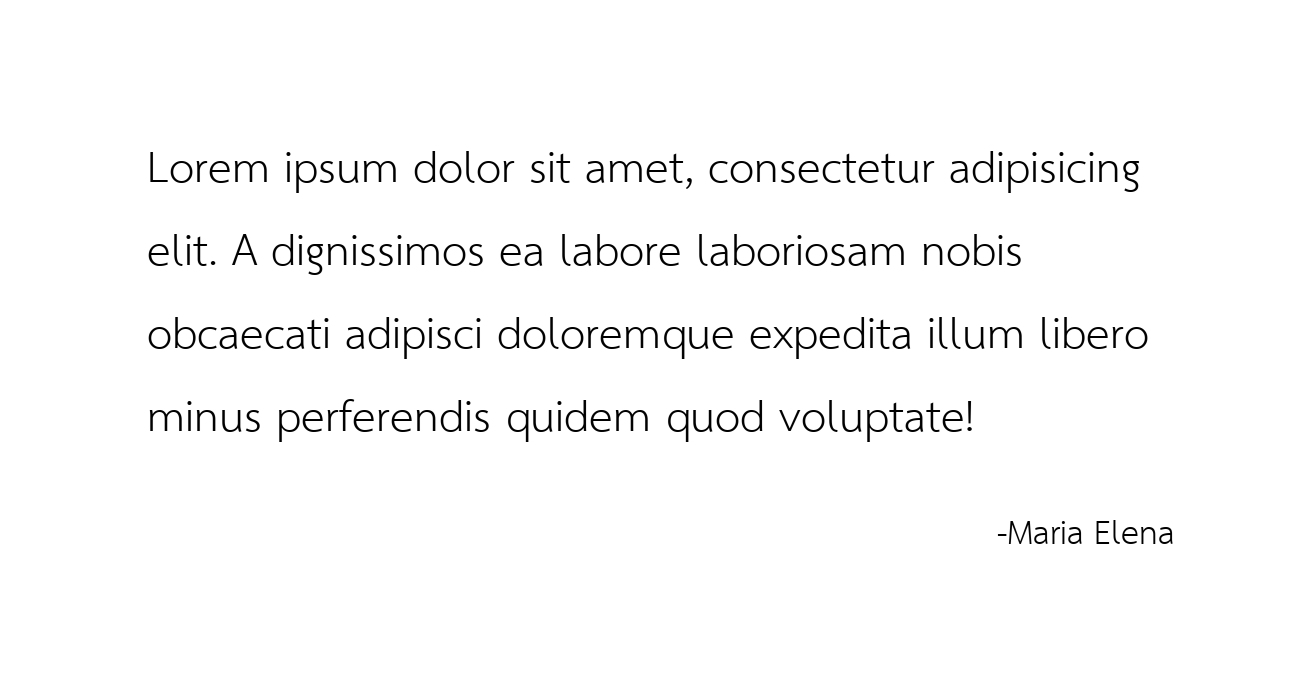
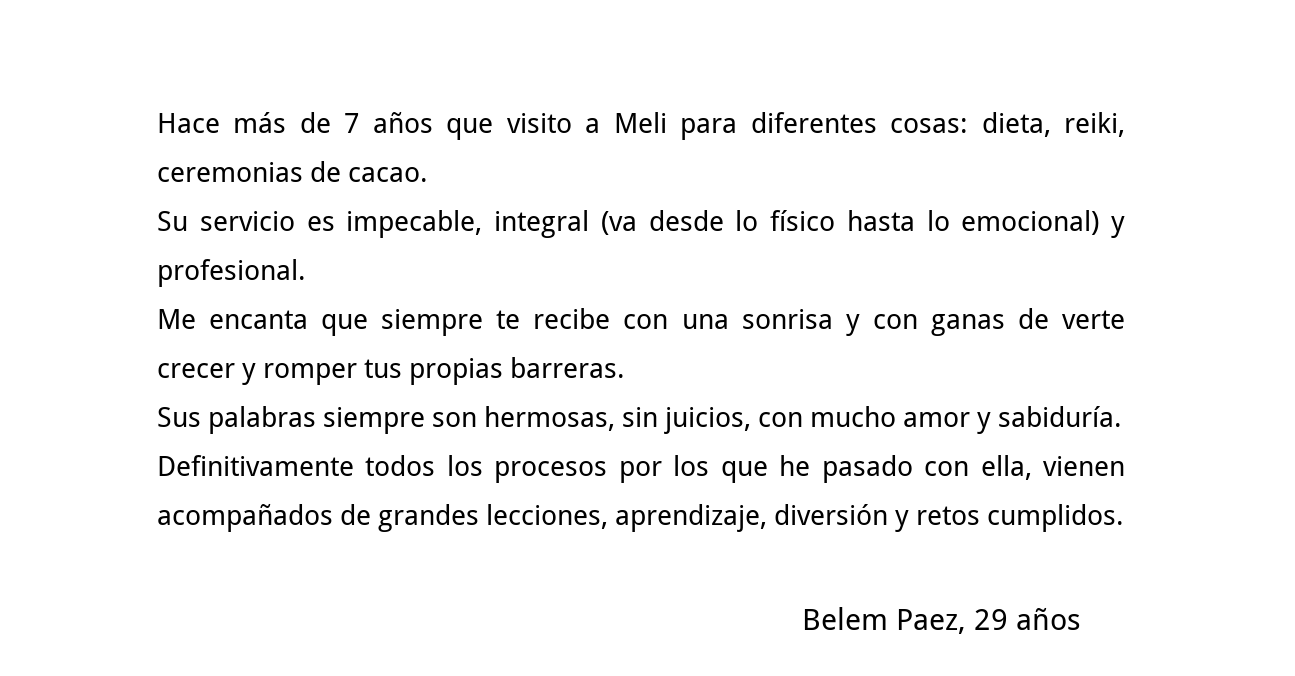
Before/after of a 1295px x 676px layered artwork. What changed in the layer stack:
renamed "-Maria Elena" to "Belem Paez, 29 años", painted on it over bbox(804, 520, 1173, 634)
renamed "Lorem ipsum dolor sit amet, co..." to "Hace más de 7 años que visito ...", painted on it over bbox(148, 111, 1148, 532)
